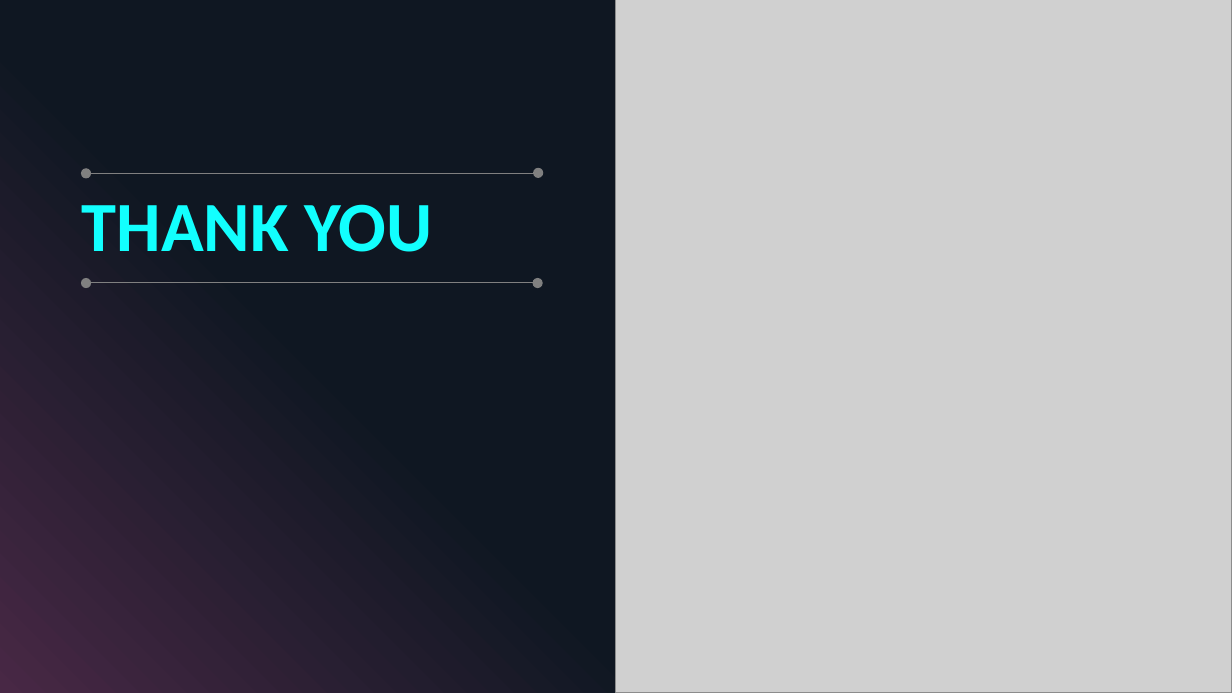
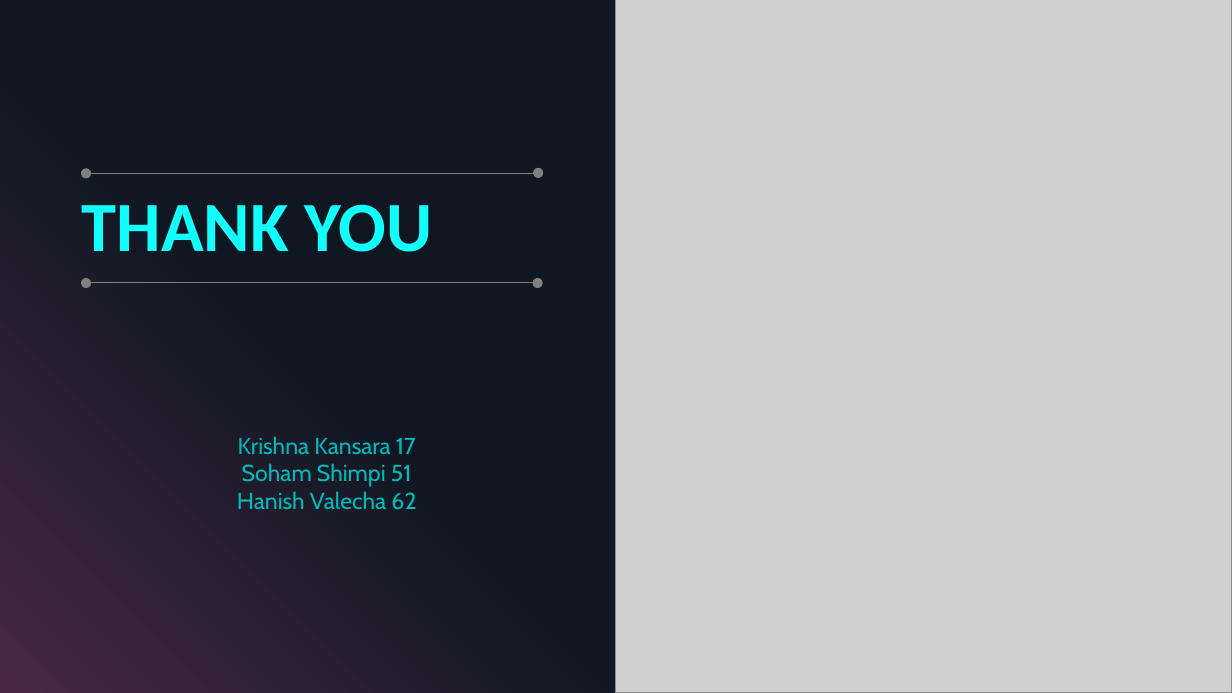
Before and after one commit to krshnknsr21/Sentiment-Analysis, a slide deck: slide 10 of Overview.pptx (slide 11 before the commit). Drawn at 1232x693 pixels with LibreOffice and Linux fonts; fonts in the diff are those of the drawing; grey boxes stand for pictures. Boxes give left, top, right and bottom in pixels: in the first picture for what was removed or moved away, otherwise in the second. Text is boxed around its words. In the diff, an @@ line names an element or a change of style, - is before the commit and + after.

```diff
--- a/Overview.pptx
+++ b/Overview.pptx
@@ text added at bbox=[237, 436, 416, 510], 18 pt, text #00BBBB @@
+Krishna Kansara 17
+Soham Shimpi 51
+Hanish Valecha 62
```
Also in this commit, not shown: 3 other slides changed, 4 slides added, 5 slides removed, 7 other files.
